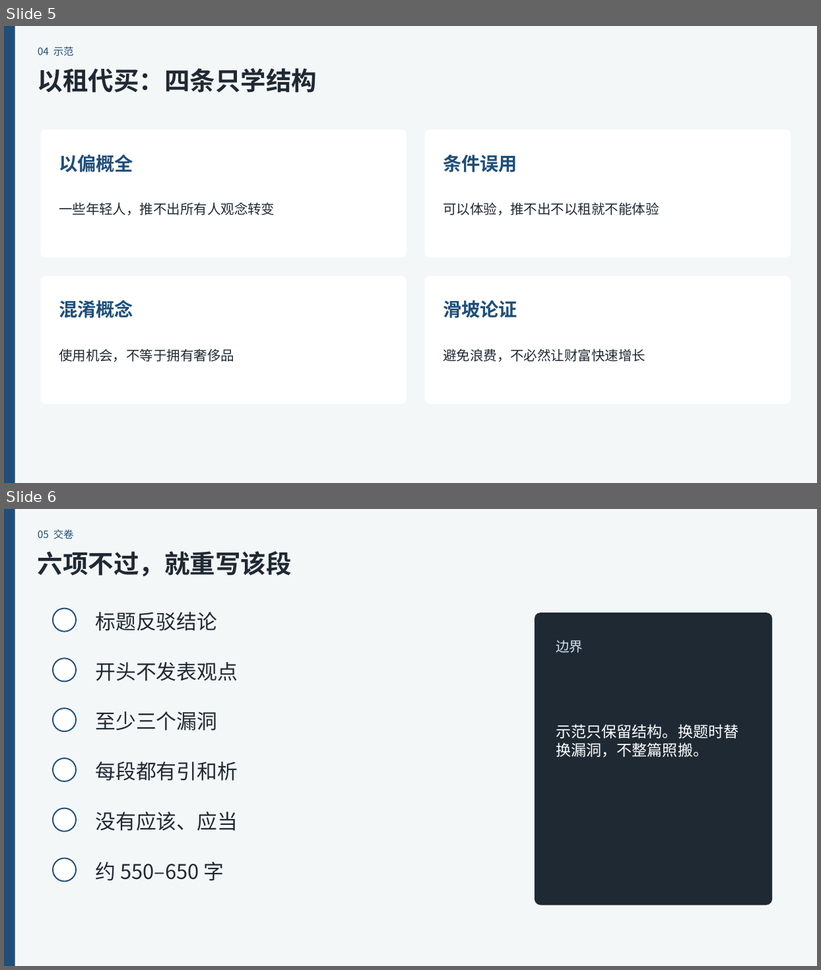
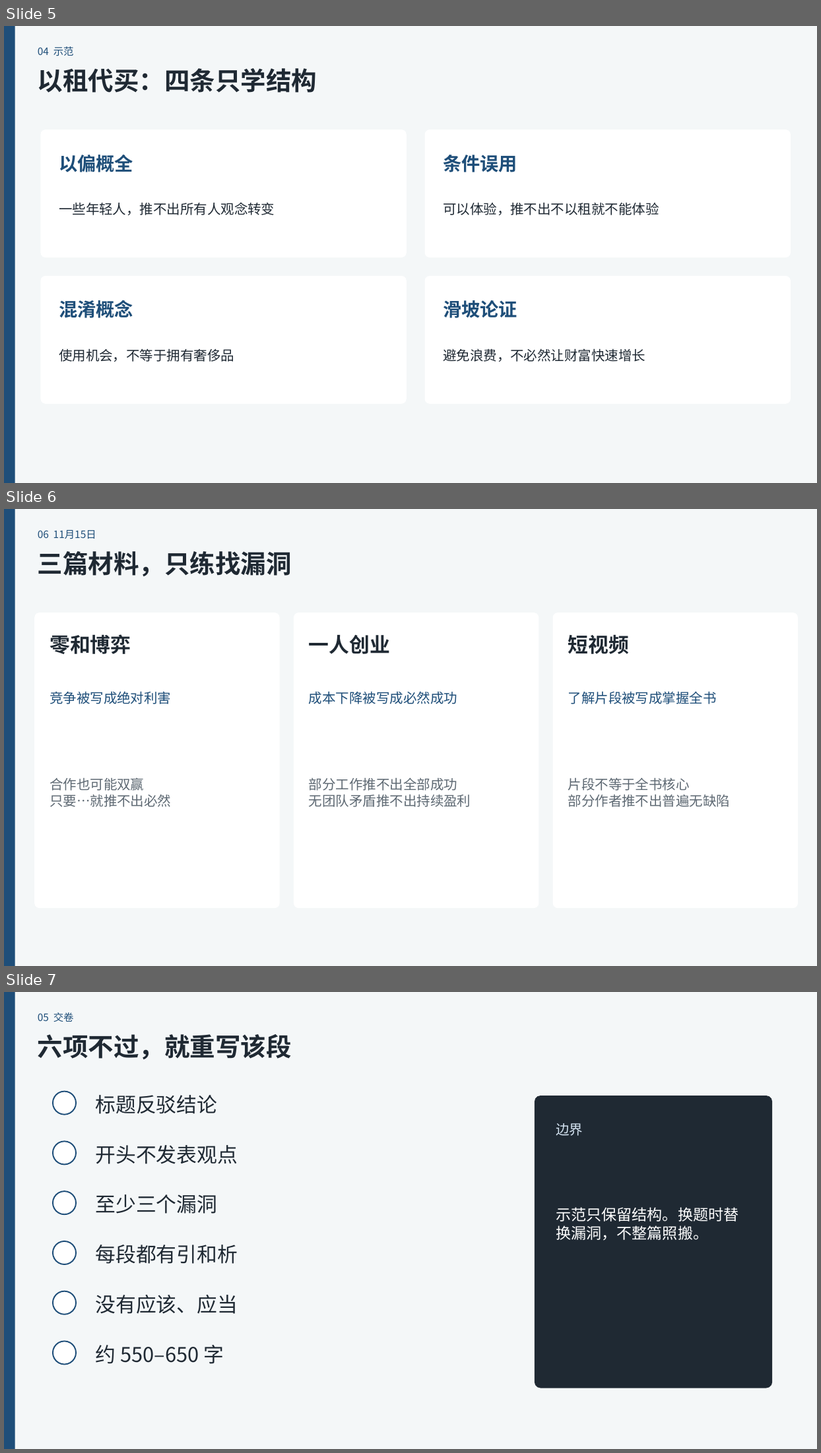
Before and after one commit to yhyu13/kaoyan199, a slide deck: files/管综论证有效性分析-找漏洞不提建议.pptx. Shown one above the other, each under a label of ours: slides 5 and 6 before the commit, slides 5, 6 and 7 after it. The pictures are 821x970 and 821x1453 pixels, drawn with LibreOffice and Linux fonts; fonts in the diff are those of the drawing. Boxes give left, top, right and bottom in pixels: in the first picture for what was removed or moved away, otherwise in the second. Text is boxed around its words. In the diff, an @@ line names an element or a change of style, - is before the commit and + after.

Commit message:
Add 2026 writing methods

```diff
--- a/files/管综论证有效性分析-找漏洞不提建议.pptx
+++ b/files/管综论证有效性分析-找漏洞不提建议.pptx
@@ slide 6 added at (4, 509, 817, 966), background #F4F7F8 @@
@@ rectangle added at (4, 509, 15, 966), fill #1E4E79 @@
@@ text added at (38, 530, 96, 539), 12 pt, text #1E4E79 @@
+06 11月15日
@@ text added at (38, 551, 292, 576), 30 pt, text #1F2933, bold @@
+三篇材料，只练找漏洞
@@ rounded rectangle added at (34, 613, 280, 908), fill #FFFFFF @@
@@ rounded rectangle added at (294, 613, 539, 908), fill #FFFFFF @@
@@ rounded rectangle added at (553, 613, 798, 908), fill #FFFFFF @@
@@ text added at (50, 634, 131, 654), 24 pt, text #1F2933, bold @@
+零和博弈
@@ text added at (309, 635, 390, 654), 24 pt, text #1F2933, bold @@
+一人创业
@@ text added at (568, 635, 629, 654), 24 pt, text #1F2933, bold @@
+短视频
@@ text added at (50, 691, 171, 704), 16 pt, text #1E4E79 @@
+竞争被写成绝对利害
@@ text added at (309, 691, 457, 704), 16 pt, text #1E4E79 @@
+成本下降被写成必然成功
@@ text added at (568, 691, 717, 704), 16 pt, text #1E4E79 @@
+了解片段被写成掌握全书
@@ text added at (50, 778, 171, 807), 16 pt, text #5E6973 @@
+合作也可能双赢
+只要…就推不出必然
@@ text added at (309, 778, 471, 807), 16 pt, text #5E6973 @@
+部分工作推不出全部成功
+无团队矛盾推不出持续盈利
@@ text added at (568, 778, 731, 807), 16 pt, text #5E6973 @@
+片段不等于全书核心
+部分作者推不出普遍无缺陷
@@ what was slide 6 is now slide 7 @@
```
